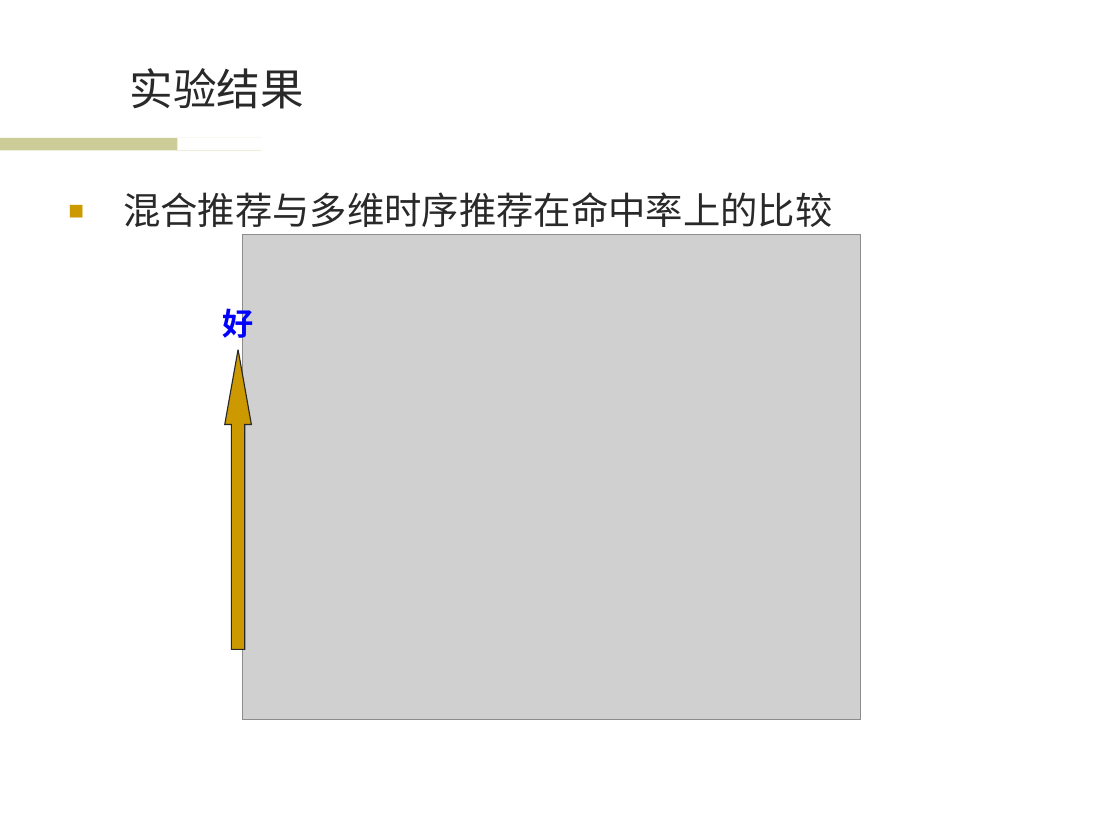
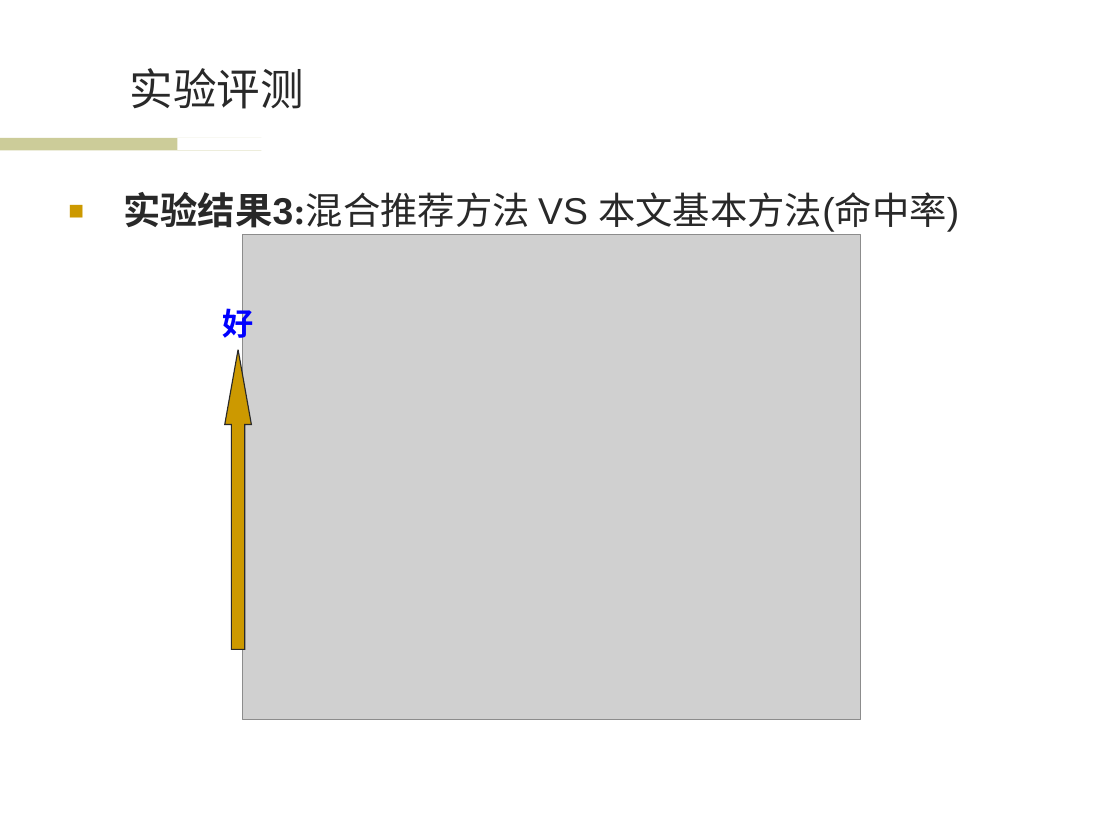
Before and after one commit to wwssttt/NJUThesis, a slide deck: slide 16 of ppt/一种基于时间序列分析的个性化音乐推荐系统及其实现.ppt. Drawn at 1120x840 pixels with LibreOffice and Linux fonts; fonts in the diff are those of the drawing; grey boxes stand for pictures; background and template pictures are left out. Boxes give left, top, right and bottom in pixels: in the first picture for what was removed or moved away, otherwise in the second. Text is boxed around its words. In the diff, an @@ line names an element or a change of style, - is before the commit and + after.

```diff
--- a/ppt/一种基于时间序列分析的个性化音乐推荐系统及其实现.ppt
+++ b/ppt/一种基于时间序列分析的个性化音乐推荐系统及其实现.ppt
@@ title at [130, 68, 304, 109]: text changed @@
-实验结果
+实验评测
@@ text at [123, 192, 959, 235]: text changed @@
-■ 混合推荐与多维时序推荐在命中率上的比较
+■ 实验结果3:混合推荐方法 VS 本文基本方法(命中率)
```
Also in this commit, not shown: 11 other slides changed.
